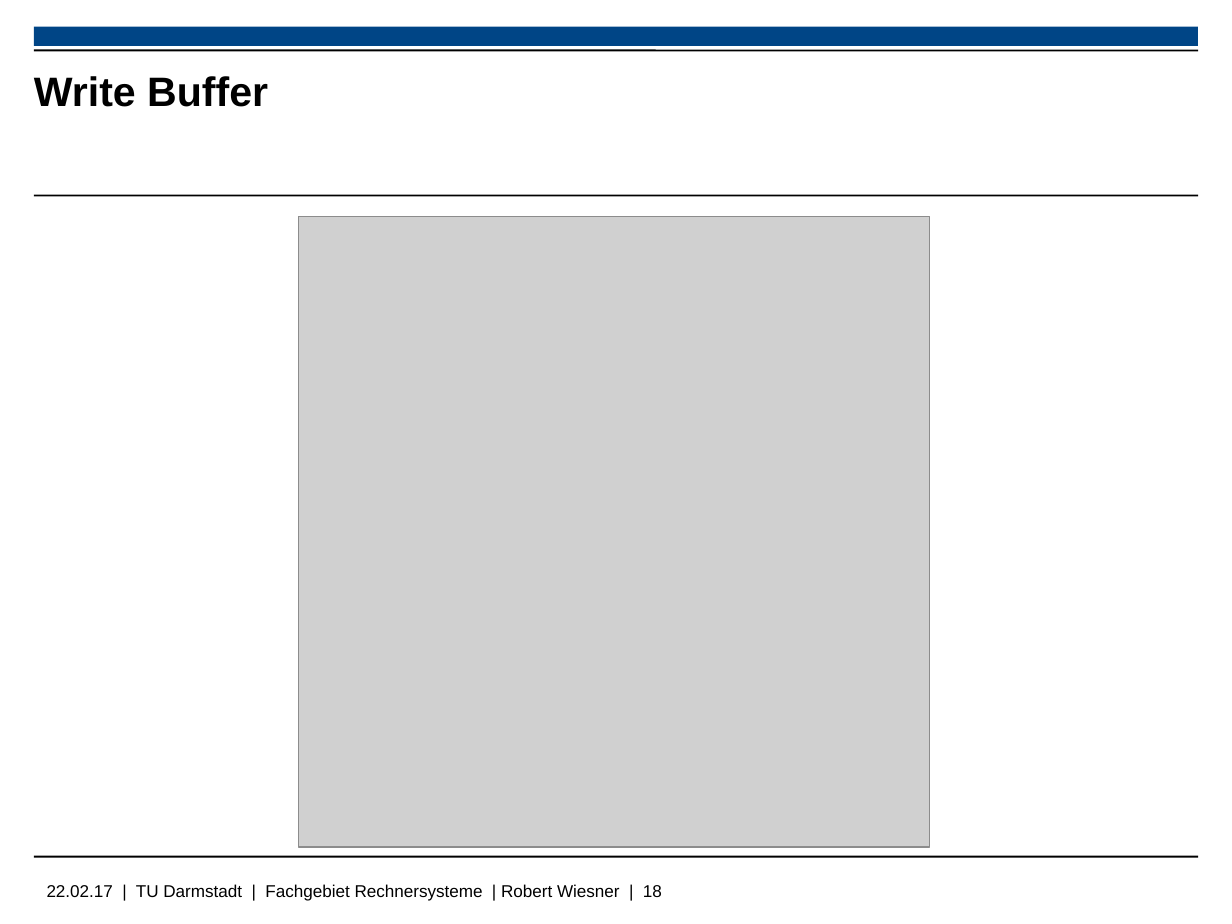
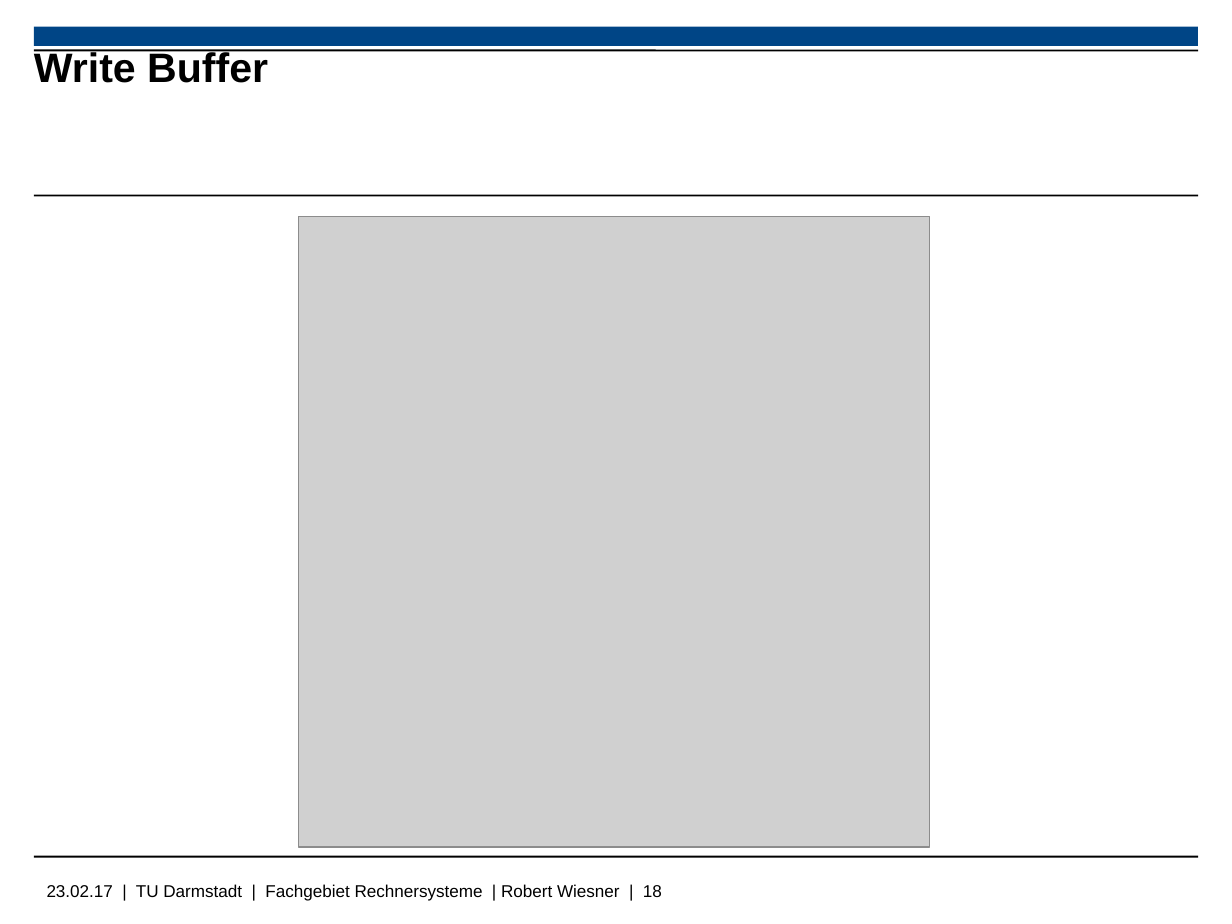
Before and after one commit to Wiero/PS_RS_REPORT, a slide deck: slide 18 of PräsentationSaF_Wiesner.odp. Drawn at 1232x924 pixels with LibreOffice and Linux fonts; fonts in the diff are those of the drawing; grey boxes stand for pictures; background and template pictures are left out. Boxes give left, top, right and bottom in pixels: in the first picture for what was removed or moved away, otherwise in the second. Text is boxed around its words. In the diff, an @@ line names an element or a change of style, - is before the commit and + after.

```diff
--- a/PräsentationSaF_Wiesner.odp
+++ b/PräsentationSaF_Wiesner.odp
@@ title "Write Buffer": place and size @@
-title "Write Buffer" at (34, 76, 268, 107)
+title "Write Buffer" at (34, 49, 268, 83)
@@ text at (47, 884, 662, 901): text changed @@
-22.02.17 | TU Darmstadt | Fachgebiet Rechnersysteme | Robert Wiesner | 18
+23.02.17 | TU Darmstadt | Fachgebiet Rechnersysteme | Robert Wiesner | 18
```
Also in this commit, not shown: 28 other slides changed, 1 slide removed, 7 other files.
